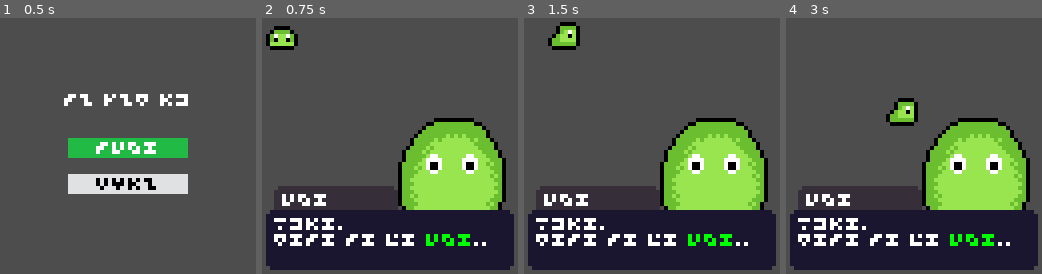
Above: before the commit, frames 1-4 (left to right).
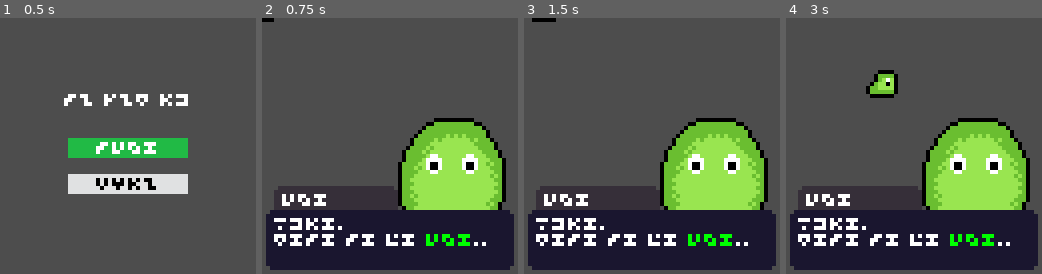
Above: after the commit, the same moments.

Repository: vhoyer/ma-jan-ko-game
Game: Godot game, scene res://scenes/menu.tscn
The game is run twice, just before and just after one commit, with the same random seed, the same clock (stepped at 60 frames per second) and the same inputs.
Inputs:
- Up to frame 1 (0.5 s): no input
- Up to frame 2 (0.75 s): click "musi" at 0.5 s
- Up to frame 3 (1.5 s): tap Enter at 1.25 s; hold D (right) from 1.28 s (still down)
- Up to frame 4 (3 s): release D (right) at 2.03 s; hold S (down) 2.03-2.78 s; hold D (right) from 2.78 s (still down)

Frame 1 is identical in both runs. In frame 2, 1.0% of the frame differs, in the area x 0-15%, y 0-13%; in frame 3, 1.2%; in frame 4, 2.2%, in the area x 31-52%, y 20-43%.

Commit message:
:sparkles: Fix movent bondaries and label styling

Diff:
--- a/assets/ui-theme/theme_preview.tscn
+++ /dev/null
@@ -1,17 +0,0 @@
-[gd_scene format=3 uid="uid://c0sbwxlumtkex"]
-
-[node name="Control" type="Control"]
-layout_mode = 3
-anchors_preset = 0
-offset_top = 9.0
-offset_right = 40.0
-offset_bottom = 9.0
-
-[node name="Button" type="Button" parent="."]
-layout_mode = 2
-offset_left = 389.0
-offset_top = 88.0
-offset_right = 429.0
-offset_bottom = 93.0
-scale = Vector2(16, 16)
-text = "o musi"
--- a/assets/ui-theme/ui-theme-base.tres
+++ b/assets/ui-theme/ui-theme-base.tres
@@ -75,5 +75,6 @@
 ButtonPrimary/styles/hover = SubResource("StyleBoxFlat_nh31r")
 ButtonPrimary/styles/normal = SubResource("StyleBoxFlat_4frpt")
 ButtonPrimary/styles/pressed = SubResource("StyleBoxFlat_iyj6p")
+Label/constants/line_spacing = 0
 Panel/styles/panel = SubResource("StyleBoxFlat_skrsr")
 RichTextLabel/constants/line_separation = 1
--- a/modules/Tagarela/Tagarela.tscn
+++ b/modules/Tagarela/Tagarela.tscn
@@ -1,8 +1,7 @@
-[gd_scene load_steps=6 format=3 uid="uid://cuc3yjija6q1n"]
+[gd_scene load_steps=5 format=3 uid="uid://cuc3yjija6q1n"]
 
 [ext_resource type="Script" path="res://modules/Tagarela/Tagarela.gd" id="1_yyj6b"]
 [ext_resource type="Theme" uid="uid://d32jtk103op54" path="res://assets/ui-theme/ui-theme-base.tres" id="2_07xw3"]
-[ext_resource type="LabelSettings" uid="uid://gwq54ovwv6w7" path="res://modules/Tagarela/TagarelaFontStyle.tres" id="3_3nfm8"]
 [ext_resource type="Texture2D" uid="uid://c204bsrjpqarg" path="res://sprites/portraits/usi.png" id="3_u7ko7"]
 
 [sub_resource type="StyleBoxFlat" id="StyleBoxFlat_llfwr"]
@@ -14,7 +13,7 @@
 [node name="Tagarela" type="CanvasLayer"]
 script = ExtResource("1_yyj6b")
 
-[node name="Panel" type="Panel" parent="."]
+[node name="Dialog" type="Panel" parent="."]
 custom_minimum_size = Vector2(0, 15)
 anchors_preset = 7
 anchor_left = 0.5
@@ -29,23 +28,22 @@
 grow_vertical = 0
 theme = ExtResource("2_07xw3")
 
-[node name="Panel" type="Panel" parent="Panel"]
+[node name="Panel" type="Panel" parent="Dialog"]
 layout_mode = 0
 offset_left = 2.0
 offset_top = -6.0
 offset_right = 33.0
 theme_override_styles/panel = SubResource("StyleBoxFlat_llfwr")
 
-[node name="Label" type="Label" parent="Panel/Panel"]
+[node name="Name" type="Label" parent="Dialog/Panel"]
 layout_mode = 0
 offset_left = 2.0
 offset_top = 2.0
 offset_right = 29.0
-offset_bottom = 6.0
+offset_bottom = 5.0
 text = "usi"
-label_settings = ExtResource("3_3nfm8")
 
-[node name="RichTextLabel" type="RichTextLabel" parent="Panel"]
+[node name="Content" type="RichTextLabel" parent="Dialog"]
 layout_mode = 0
 offset_left = 2.0
 offset_top = 2.0
@@ -54,13 +52,14 @@
 bbcode_enabled = true
 text = "toki,
 nimi mi li [color=green]Usi[/color]."
+scroll_active = false
 
-[node name="Control" type="Control" parent="Panel"]
+[node name="Control" type="Control" parent="Dialog"]
 anchors_preset = 0
 offset_left = 33.0
 offset_top = -27.0
 offset_right = 60.0
 
-[node name="Sprite2D" type="Sprite2D" parent="Panel/Control"]
+[node name="Portrait" type="Sprite2D" parent="Dialog/Control"]
 texture = ExtResource("3_u7ko7")
 centered = false
--- a/modules/Tagarela/TagarelaFontStyle.tres
+++ b/modules/Tagarela/TagarelaFontStyle.tres
@@ -1,5 +1,4 @@
 [gd_resource type="LabelSettings" format=3 uid="uid://gwq54ovwv6w7"]
 
 [resource]
-line_spacing = 1.0
-font_size = 3
+line_spacing = 0.0
--- a/objects/player/player.gd
+++ b/objects/player/player.gd
@@ -1,6 +1,7 @@
 extends CharacterBody2D
 
 const SPEED = 25
+@export var contain_in_viewport: bool = false
 
 func _ready():
 	$AnimationPlayer.play("RESET_down")
@@ -23,9 +24,11 @@
 	else:
 		$AnimationPlayer.stop()
 
-	var sprite = $Sprite2D
-	var half_size = sprite.get_rect().size / 2 * sprite.scale
-	var screen_size = get_viewport_rect().size
-	global_position.x = clamp(global_position.x, half_size.x, screen_size.x - half_size.x)
-	global_position.y = clamp(global_position.y, half_size.y, screen_size.y - half_size.y)
+	if (contain_in_viewport):
+		var sprite = $Sprite2D
+		var half_size = sprite.get_rect().size / 2 * sprite.scale
+		var screen_size = get_viewport_rect().size
+		global_position.x = clamp(global_position.x, half_size.x, screen_size.x - half_size.x)
+		global_position.y = clamp(global_position.y, half_size.y, screen_size.y - half_size.y)
+
 	pass
--- a/objects/player/player.tscn
+++ b/objects/player/player.tscn
@@ -117,7 +117,6 @@
 height = 6.0
 
 [node name="Player" type="CharacterBody2D"]
-position = Vector2(5.18, 6.815)
 script = ExtResource("1_qbfwe")
 
 [node name="AnimationPlayer" type="AnimationPlayer" parent="."]
@@ -130,7 +129,6 @@
 texture = ExtResource("2_xh3x8")
 hframes = 4
 vframes = 3
-frame = 8
 
 [node name="CollisionShape2D" type="CollisionShape2D" parent="."]
 position = Vector2(0, -1)
